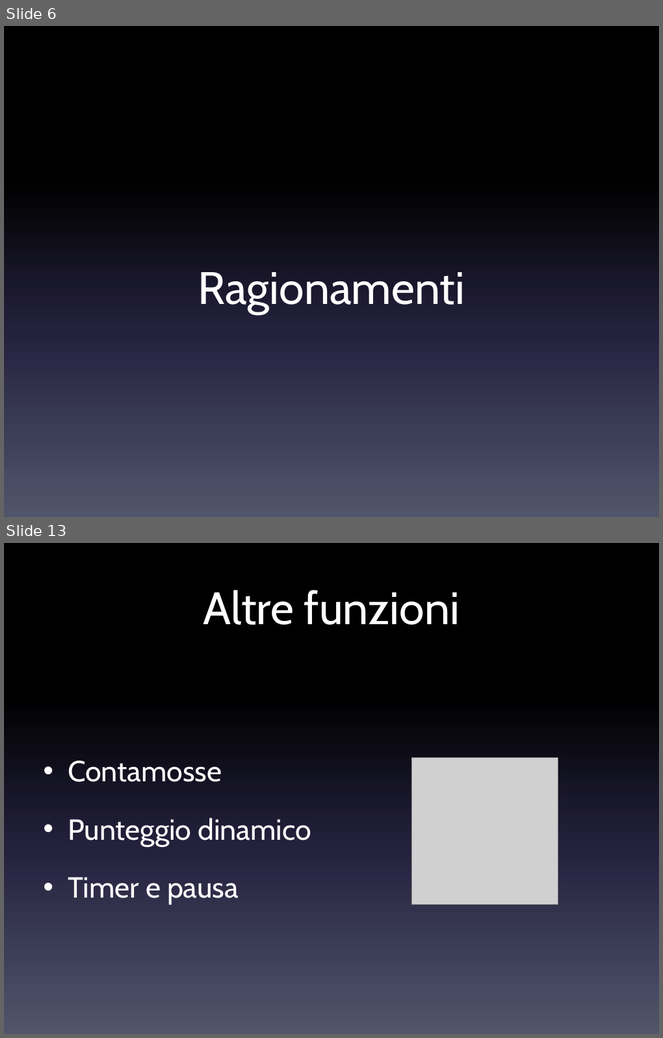
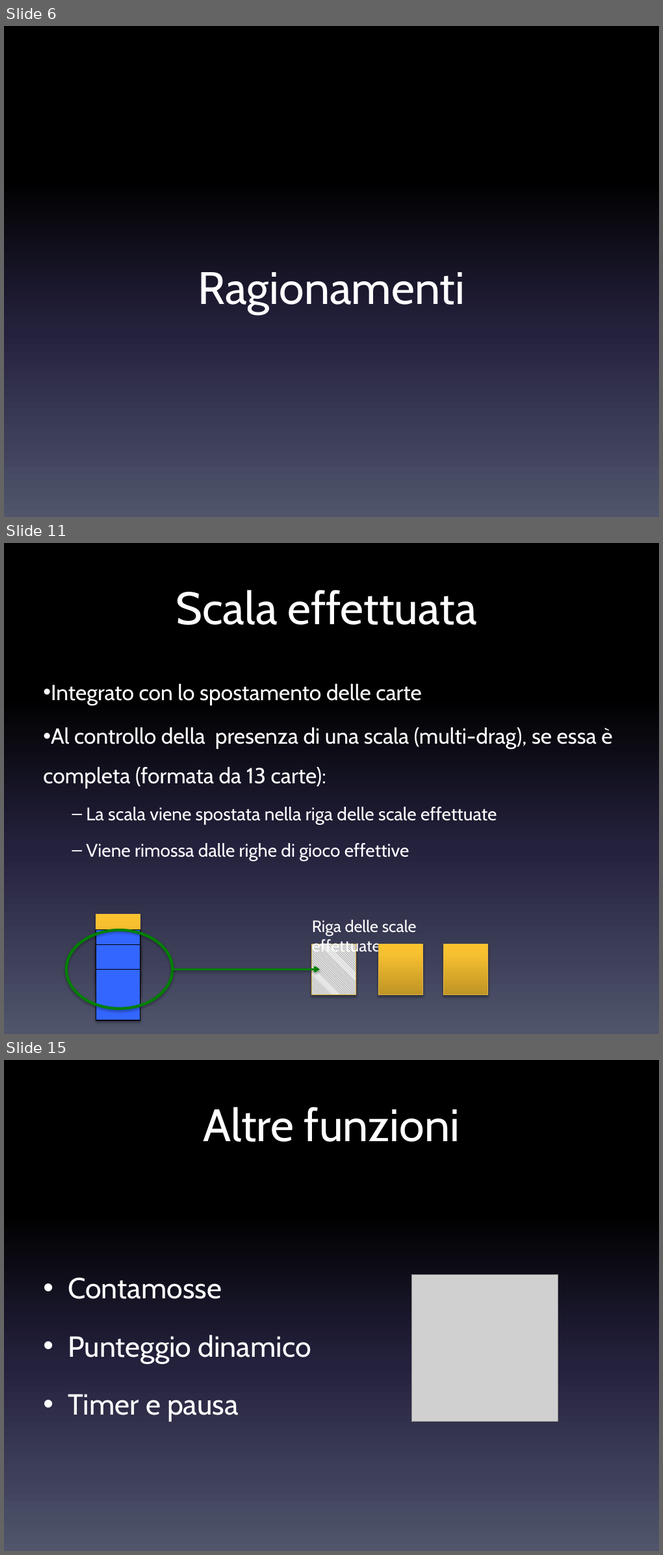
Before and after one commit to danielegenta/ProjectTPSI_Spider, a slide deck: Presentazione_Spider.pptx. Shown one above the other, each under a label of ours: slides 6 and 13 before the commit, slides 6, 11 and 15 after it; the slides between them are not shown. The pictures are 663x1038 and 663x1555 pixels, drawn with LibreOffice and Linux fonts; fonts in the diff are those of the drawing; grey boxes stand for pictures. Boxes give left, top, right and bottom in pixels: in the first picture for what was removed or moved away, otherwise in the second. Text is boxed around its words. In the diff, an @@ line names an element or a change of style, - is before the commit and + after.

```diff
--- a/Presentazione_Spider.pptx
+++ b/Presentazione_Spider.pptx
@@ slide 11 added at (4, 543, 659, 1034), background gradient #000000 to #24213E to #51566D @@
@@ title added at (176, 590, 477, 625), 50 pt, text #FFFFFF @@
+Scala effettuata
@@ text added at (43, 683, 612, 861), 24 pt, text #FFFFFF @@
+• Integrato con lo spostamento delle carte
+• Al controllo della presenza di una scala (multi-drag), se essa è completa (formata da 13 carte):
+  – La scala viene spostata nella riga delle scale effettuate
+  – Viene rimossa dalle righe di gioco effettive
@@ ellipse added at (66, 930, 172, 1009), outline #008000 3 pt @@
@@ rectangle added at (96, 915, 141, 965), fill gradient #BF9426 to #F8C031 to #FDC32D, outline #E7BA45 0.75 pt @@
@@ rectangle added at (96, 930, 141, 981), fill #3366FF, outline #000000 0.75 pt @@
@@ text added at (312, 920, 417, 956), 18 pt, text #FFFFFF @@
+Riga delle scale effettuate
@@ rectangle added at (96, 945, 141, 997), fill #3366FF, outline #000000 0.75 pt @@
@@ rectangle added at (312, 944, 356, 995), fill pattern #000000 on #FFFFFF, outline #E7BA45 0.75 pt @@
@@ rectangle added at (379, 944, 423, 995), fill gradient #BF9426 to #F8C031 to #FDC32D, outline #E7BA45 0.75 pt @@
@@ rectangle added at (443, 944, 488, 995), fill gradient #BF9426 to #F8C031 to #FDC32D, outline #E7BA45 0.75 pt @@
@@ rectangle added at (96, 969, 141, 1021), fill #3366FF, outline #000000 0.75 pt @@
@@ arrow added from (172, 969) to (320, 969), #008000 2 pt @@
@@ what was slide 13 is now slide 15 @@
```
Also in this commit, not shown: 7 slides changed, 3 other slides added, 1 slide removed, 1 other file.
